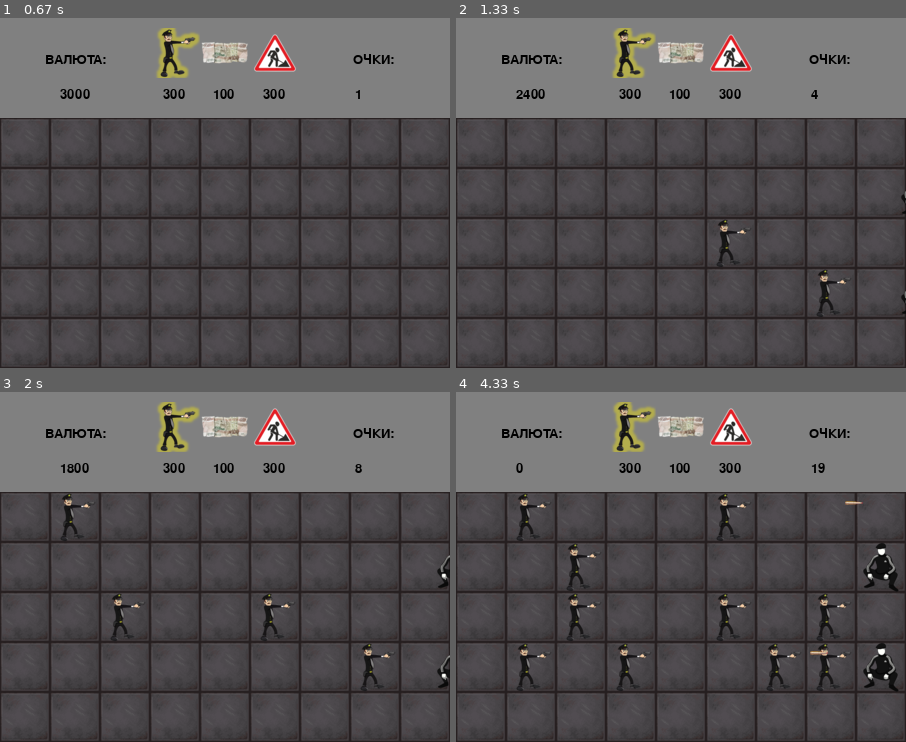
Above: before the commit, frames 1-4 (two rows, left to right).
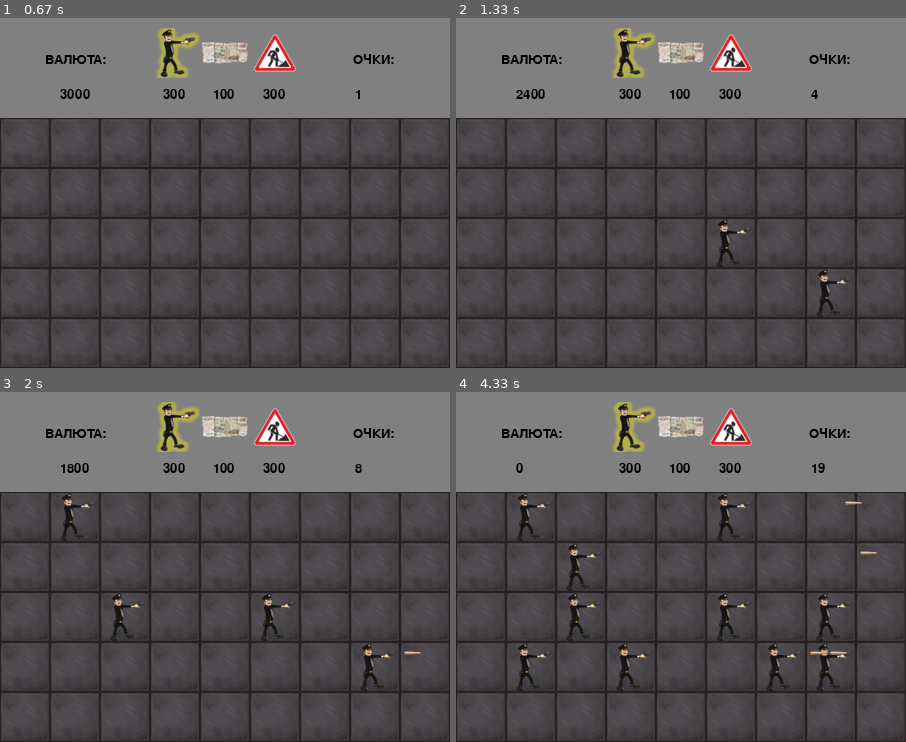
Above: after the commit, the same moments.

Repository: evsmol/pygame
Game: pygame game, started from main.py
The game is run twice, just before and just after one commit, with the same random seed, the same clock (stepped at 60 frames per second) and the same inputs.
Inputs (mouse positions are in pixels of both pictures, inside the frame that each line leads up to):
- Up to frame 1 (0.67 s): tap 3 at 0.33 s
- Up to frame 2 (1.33 s): press the mouse at (748, 70) at 0.7 s; move the mouse to (798, 193) at 0.8 s; release the mouse at (843, 315) at 0.93 s; click (717, 266) at 1.05 s
- Up to frame 3 (2 s): click (81, 500) at 1.38 s; press the mouse at (81, 500) at 1.7 s; move the mouse to (99, 556) at 1.8 s; release the mouse at (121, 612) at 1.93 s
- Up to frame 4 (4.33 s): press the mouse at (537, 500) at 2.03 s; move the mouse to (555, 535) at 2.13 s; release the mouse at (573, 570) at 2.27 s; press the mouse at (537, 500) at 2.37 s; move the mouse to (591, 581) at 2.47 s; release the mouse at (645, 661) at 2.6 s; press the mouse at (537, 500) at 2.7 s; move the mouse to (627, 514) at 2.8 s; release the mouse at (717, 532) at 2.93 s; press the mouse at (537, 500) at 3.03 s; move the mouse to (649, 591) at 3.13 s; release the mouse at (762, 682) at 3.27 s; click (523, 689) at 3.38 s; click (820, 633) at 3.72 s

Frame 1 is identical in both runs. In frame 2, less than 0.1% of the frame differs, in the area x 98-100%, y 49-85%; in frame 3, 0.3%; in frame 4, 1.1%, in the area x 83-99%, y 43-86%.

Commit message:
generation of evil

Diff:
--- /dev/null
+++ b/levels.py
@@ -0,0 +1,29 @@
+# карты генерации врагов
+
+# 1 -- гопник
+# 2 -- попрошайка
+# 3 -- пьяница
+
+levels = {
+    'level1': [
+        [0, 0, 0, 1, 2, 3, 1, 2, 3, 1, 2, 3, 1, 2, 3, 1, 2, 3, 1, 2, 3, 1, 3],
+        [0, 0, 0, 1, 2, 3, 1, 2, 3, 1, 2, 3, 1, 2, 3, 1, 2, 3, 1, 2, 3, 1, 3],
+        [0, 0, 0, 1, 2, 3, 1, 2, 3, 1, 2, 3, 1, 2, 3, 1, 2, 3, 1, 2, 3, 1, 3],
+        [0, 0, 0, 1, 2, 3, 1, 2, 3, 1, 2, 3, 1, 2, 3, 1, 2, 3, 1, 2, 3, 1, 3],
+        [0, 0, 0, 1, 2, 3, 1, 2, 3, 1, 2, 3, 1, 2, 3, 1, 2, 3, 1, 2, 3, 1, 3]
+    ],
+    'level2': [
+        [0, 0, 0, 1, 2, 3, 1, 2, 3, 1, 2, 3, 1, 2, 3, 1, 2, 3, 1, 2, 3, 1, 3],
+        [0, 0, 0, 1, 2, 3, 1, 2, 3, 1, 2, 3, 1, 2, 3, 1, 2, 3, 1, 2, 3, 1, 3],
+        [0, 0, 0, 1, 2, 3, 1, 2, 3, 1, 2, 3, 1, 2, 3, 1, 2, 3, 1, 2, 3, 1, 3],
+        [0, 0, 0, 1, 2, 3, 1, 2, 3, 1, 2, 3, 1, 2, 3, 1, 2, 3, 1, 2, 3, 1, 3],
+        [0, 0, 0, 1, 2, 3, 1, 2, 3, 1, 2, 3, 1, 2, 3, 1, 2, 3, 1, 2, 3, 1, 3]
+    ],
+    'level3': [
+        [0, 0, 0, 1, 2, 3, 1, 2, 3, 1, 2, 3, 1, 2, 3, 1, 2, 3, 1, 2, 3, 1, 3],
+        [0, 0, 0, 1, 2, 3, 1, 2, 3, 1, 2, 3, 1, 2, 3, 1, 2, 3, 1, 2, 3, 1, 3],
+        [0, 0, 0, 1, 2, 3, 1, 2, 3, 1, 2, 3, 1, 2, 3, 1, 2, 3, 1, 2, 3, 1, 3],
+        [0, 0, 0, 1, 2, 3, 1, 2, 3, 1, 2, 3, 1, 2, 3, 1, 2, 3, 1, 2, 3, 1, 3],
+        [0, 0, 0, 1, 2, 3, 1, 2, 3, 1, 2, 3, 1, 2, 3, 1, 2, 3, 1, 2, 3, 1, 3]
+    ],
+}
--- a/main.py
+++ b/main.py
@@ -1,6 +1,5 @@
 import pygame
 
-from classes import Cop, Bullet, Sotochka, Sign, Gop, Drunk, Beggar
 from screens import start_screen
 
 pygame.init()
@@ -8,22 +7,4 @@
 pygame.display.set_caption('УРАЛМАШ')
 pygame.display.set_icon(pygame.image.load("data/icon.png"))
 
-
-Gop(9, 5)
-Gop(10, 5)
-Gop(11, 5)
-Gop(12, 5)
-Gop(13, 5)
-Gop(14, 5)
-Gop(15, 5)
-Gop(16, 5)
-Gop(17, 5)
-Gop(18, 5)
-Gop(19, 5)
-Gop(20, 5)
-Drunk(10, 4)
-Gop(9, 3)
-Beggar(11, 2)
-Beggar(11, 6)
-
 start_screen()  # открытие стартового окна
--- a/screens.py
+++ b/screens.py
@@ -2,12 +2,13 @@
 
 import pygame
 
-from config import LEVEL, MONEY, POINTS
+from config import LEVEL, MONEY, POINTS, BOARD
 from config import screen, width, height, clock, fps, tile_width, tile_height
 from config import all_sprites, tiles_group, evil_group, npc_group, \
     bullet_group
 from helpers import load_image, terminate, get_cell
 from classes import Tile, Cop, Bullet, Sotochka, Sign, Gop, Drunk, Beggar
+from levels import levels
 
 
 # стартовое окно
@@ -104,10 +105,36 @@
             elif LEVEL[0] == 3:
                 Tile('level3', x, y + 2)
 
+    # генерация врагов
+    print('[#] генерация врагов')
+    for y in range(5):
+        for x in range(23):
+            if LEVEL[0] == 1:
+                if levels['level1'][y][x] == 1:
+                    Gop(x + 9, y + 2)
+                elif levels['level1'][y][x] == 2:
+                    Beggar(x + 9, y + 2)
+                elif levels['level1'][y][x] == 3:
+                    Drunk(x + 9, y + 2)
+            elif LEVEL[0] == 2:
+                if levels['level2'][y][x] == 1:
+                    Gop(x + 9, y + 2)
+                elif levels['level2'][y][x] == 2:
+                    Beggar(x + 9, y + 2)
+                elif levels['level2'][y][x] == 3:
+                    Drunk(x + 9, y + 2)
+            elif LEVEL[0] == 3:
+                if levels['level3'][y][x] == 1:
+                    Gop(x + 9, y + 2)
+                elif levels['level3'][y][x] == 2:
+                    Beggar(x + 9, y + 2)
+                elif levels['level3'][y][x] == 3:
+                    Drunk(x + 9, y + 2)
+
     running = True
     cache = 'cop'  # выбранный NPC
     image_panel = ['data/cop_blur.png', 'data/sotochka.png', 'data/sign.png']
-    board = [[0] * 9 for x in range(5)]  # NPC на поле
+    BOARD[:] = [[0] * 9 for x in range(5)]  # NPC на поле
     font = pygame.font.Font(None, 20)
     text_300 = font.render("300", True, [0, 0, 0])
     text_100 = font.render("100", True, [0, 0, 0])
@@ -159,21 +186,21 @@
                 if event.button == 1:
                     if get_cell(event.pos):
                         x, y = get_cell(event.pos)
-                        if board[y][x] == 0:
+                        if BOARD[y][x] == 0:
                             if cache == 'cop' and MONEY[0] >= 300:
                                 print(f'[#] `cop` установлен на ({x}, {y})')
-                                board[y][x] = 1
+                                BOARD[y][x] = 1
                                 MONEY[0] -= 300
                                 Cop(x, y + 2)
                             elif cache == 'sotochka' and MONEY[0] >= 100:
                                 print(
                                     f'[#] `sotochka` установлен на ({x}, {y})')
-                                board[y][x] = 2
+                                BOARD[y][x] = 2
                                 MONEY[0] -= 100
                                 Sotochka(x, y + 2)
                             elif cache == 'sign' and MONEY[0] >= 300:
                                 print(f'[#] `sign` установлен на ({x}, {y})')
-                                board[y][x] = 3
+                                BOARD[y][x] = 3
                                 MONEY[0] -= 300
                                 Sign(x, y + 2)
 
@@ -183,6 +210,7 @@
         npc_collide = pygame.sprite.groupcollide(npc_group, evil_group,
                                                  False, False)
 
+        # обработка столкновений
         for key, value in bullet_collide.items():
             key.kill()
             value[0].damage('bullet')
Binary file removed: data/portal.png
